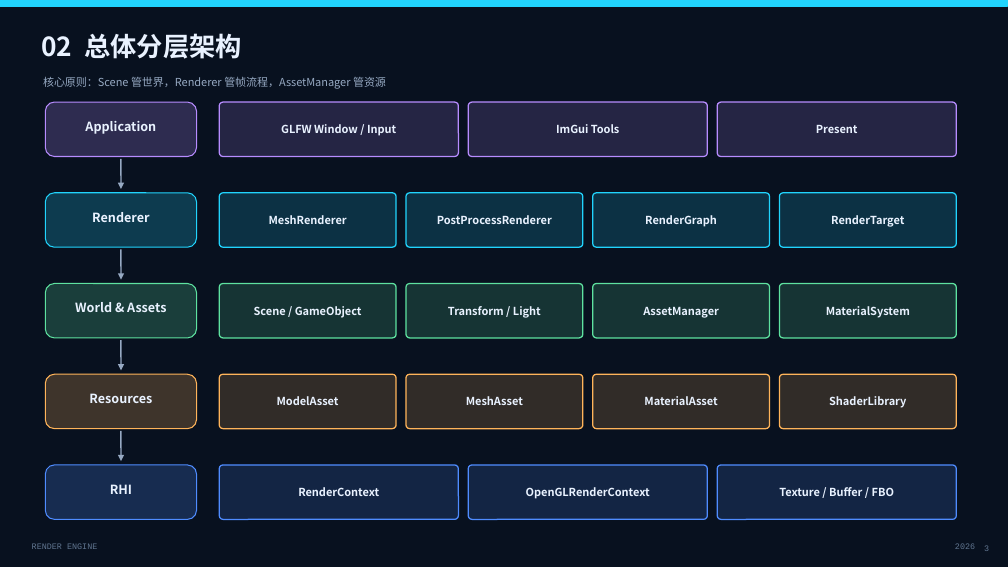
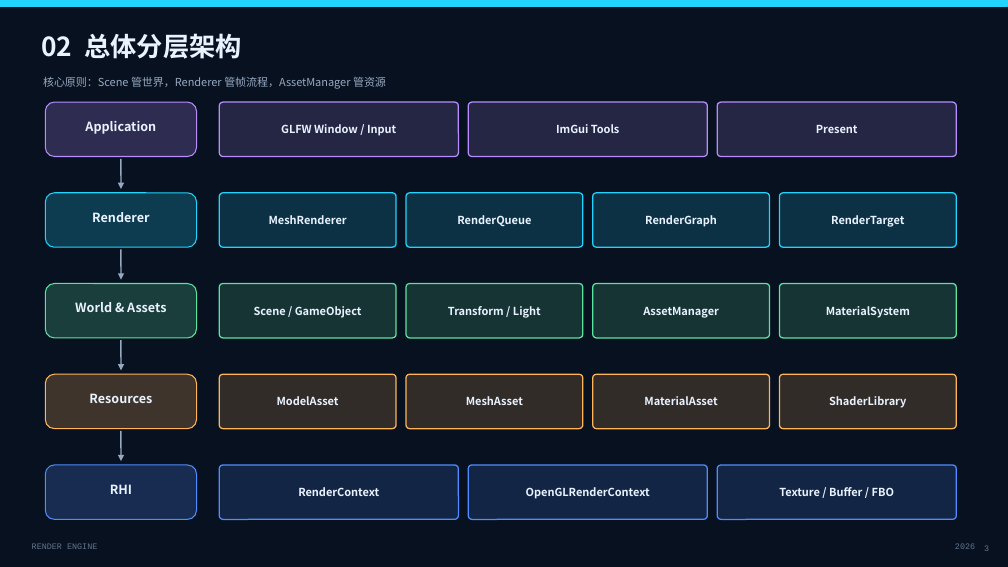
Before and after one commit to liurirui/rendering-engine, a slide deck: slide 3 of docs/RenderEngine_Project_Overview.pptx. Drawn at 1008x567 pixels with LibreOffice and Linux fonts; fonts in the diff are those of the drawing. Boxes give left, top, right and bottom in pixels: in the first picture for what was removed or moved away, otherwise in the second. Text is boxed around its words. In the diff, an @@ line names an element or a change of style, - is before the commit and + after.

Commit message:
构建基于 Bounds 的 RenderQueue 与视锥裁剪流程

```diff
--- a/docs/RenderEngine_Project_Overview.pptx
+++ b/docs/RenderEngine_Project_Overview.pptx
@@ text at (457,215,531,226): text changed @@
-PostProcessRenderer
+RenderQueue
```
Also in this commit, not shown: 6 other slides changed, 1 slide added, 18 other files.
